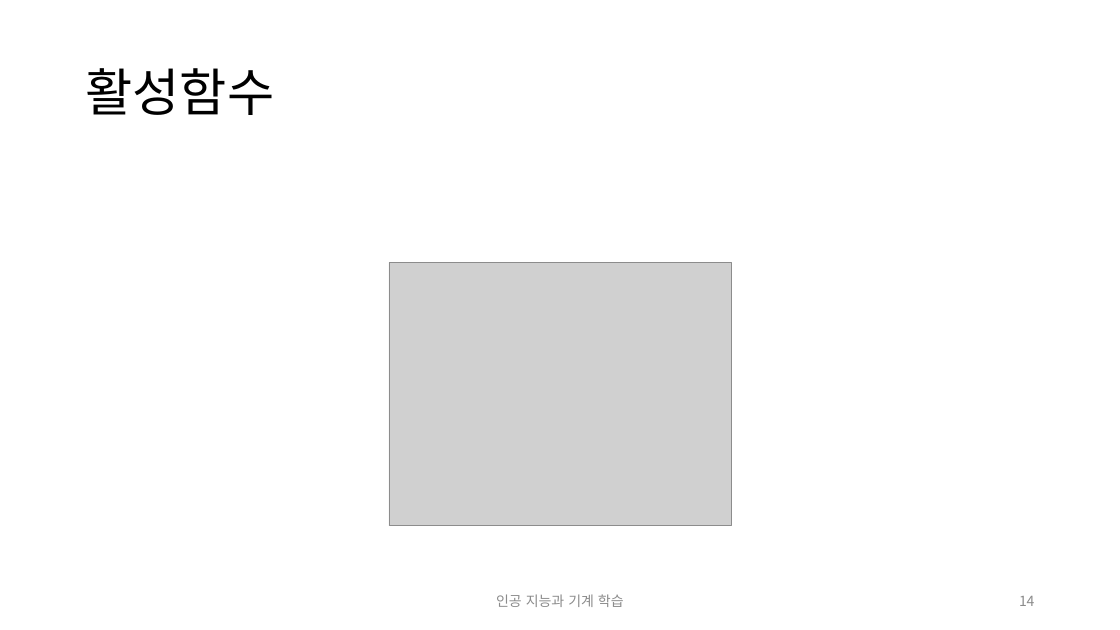
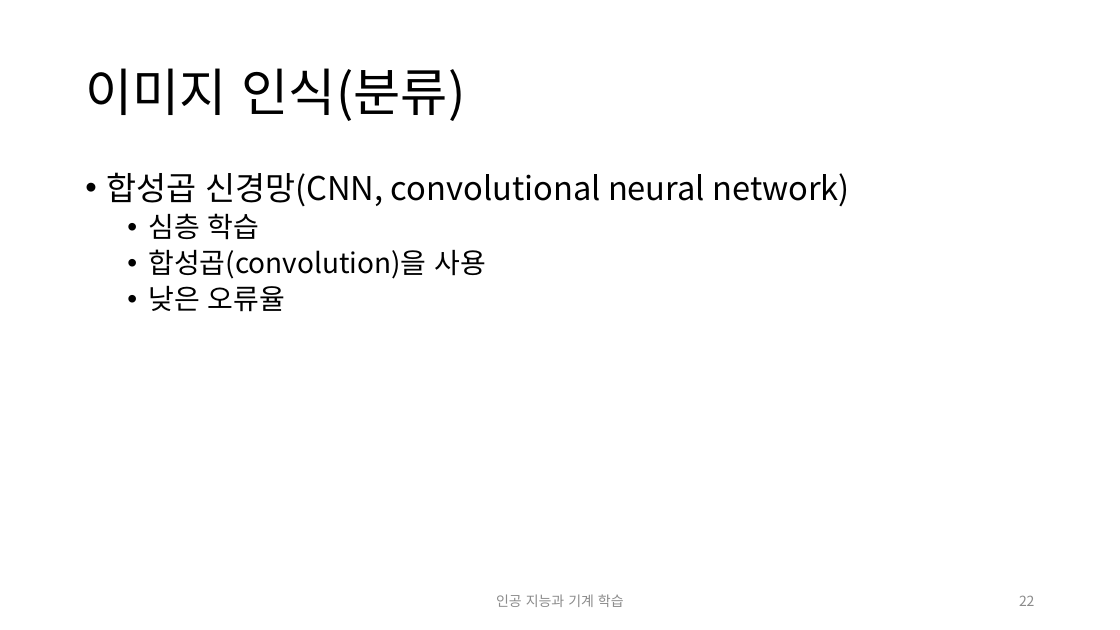
Before and after one commit to ggorr/MachineLearning, a slide deck: slide 22 of 인공 지능과 기계 학습.pptx (slide 14 before the commit). Drawn at 1120x630 pixels with LibreOffice and Linux fonts; fonts in the diff are those of the drawing; grey boxes stand for pictures. Boxes give left, top, right and bottom in pixels: in the first picture for what was removed or moved away, otherwise in the second. Text is boxed around its words. In the diff, an @@ line names an element or a change of style, - is before the commit and + after.

```diff
--- a/인공 지능과 기계 학습.pptx
+++ b/인공 지능과 기계 학습.pptx
@@ title at <box>85,68,466,121</box>: text changed @@
-활성함수
+이미지 인식(분류)
@@ text added at <box>106,172,849,312</box>, 28 pt, text #000000 @@
+• 합성곱 신경망(CNN, convolutional neural network)
+  • 심층 학습
+  • 합성곱(convolution)을 사용
+  • 낮은 오류율
@@ picture removed at <box>389,262,731,526</box> @@
@@ page number at <box>1019,595,1035,606</box>: text changed @@
-14
+22
```
Also in this commit, not shown: 14 other slides changed.
